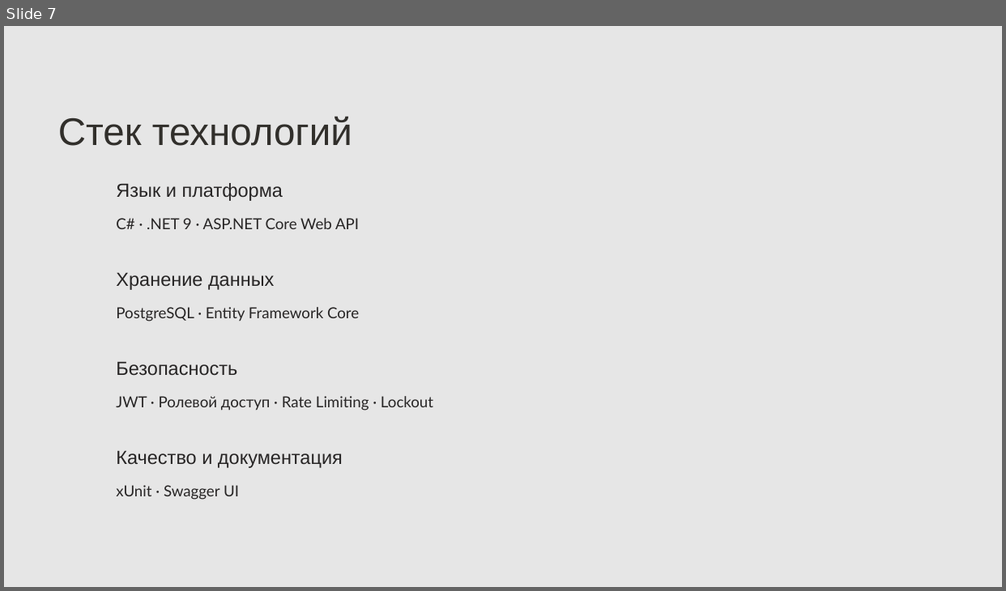
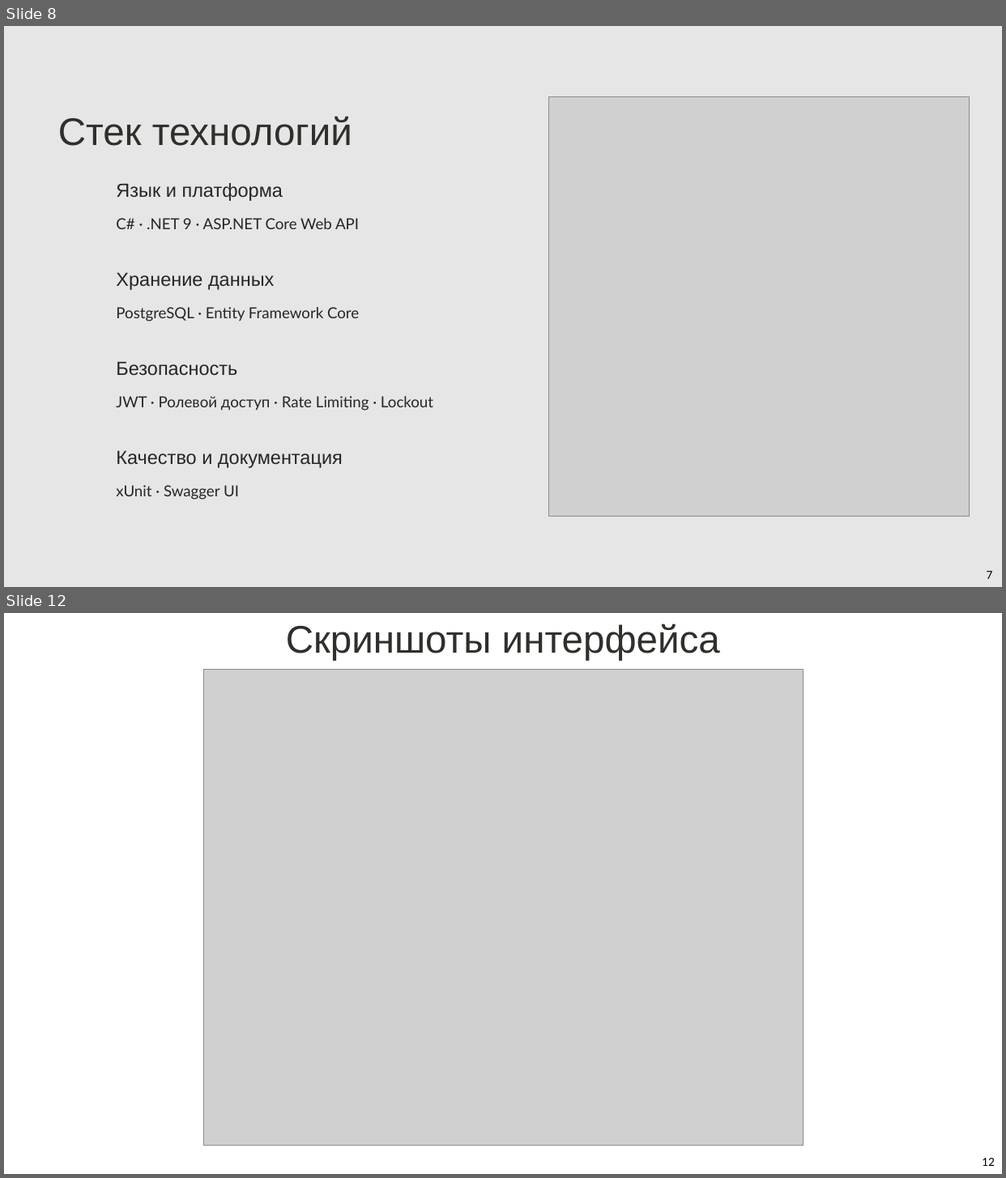
Before and after one commit to KockAnigilator/smart-content-recommender, a slide deck: docs/Презентация.pptx. Shown one above the other, each under a label of ours: slide 7 before the commit, slides 8 and 12 after it; the slides between them are not shown. The pictures are 1006x591 and 1006x1178 pixels, drawn with LibreOffice and Linux fonts; fonts in the diff are those of the drawing; grey boxes stand for pictures; background and template pictures are left out. Boxes give left, top, right and bottom in pixels: in the first picture for what was removed or moved away, otherwise in the second. Text is boxed around its words. In the diff, an @@ line names an element or a change of style, - is before the commit and + after.

```diff
--- a/docs/Презентация.pptx
+++ b/docs/Презентация.pptx
@@ slide 12 added at [4, 613, 1002, 1174], background picture (left out) @@
@@ freeform shape added at [4, 613, 1002, 1174], fill #FFFFFF at 90% opacity @@
@@ text added at [286, 624, 720, 661], 55.6 pt, text #312F2B @@
+Скриншоты интерфейса
@@ picture added at [203, 669, 803, 1145] @@
@@ text added at [982, 1158, 995, 1166], 18 pt, text #000000 @@
+12
@@ what was slide 7 is now slide 8 @@
@@ slide 8 changed as well @@
@@ picture added at [549, 96, 969, 517] @@
@@ text added at [987, 571, 993, 579], 18 pt, text #000000 @@
+7
```
Also in this commit, not shown: 10 other slides changed, 9 other slides added, 1 slide removed, 9 other files.
